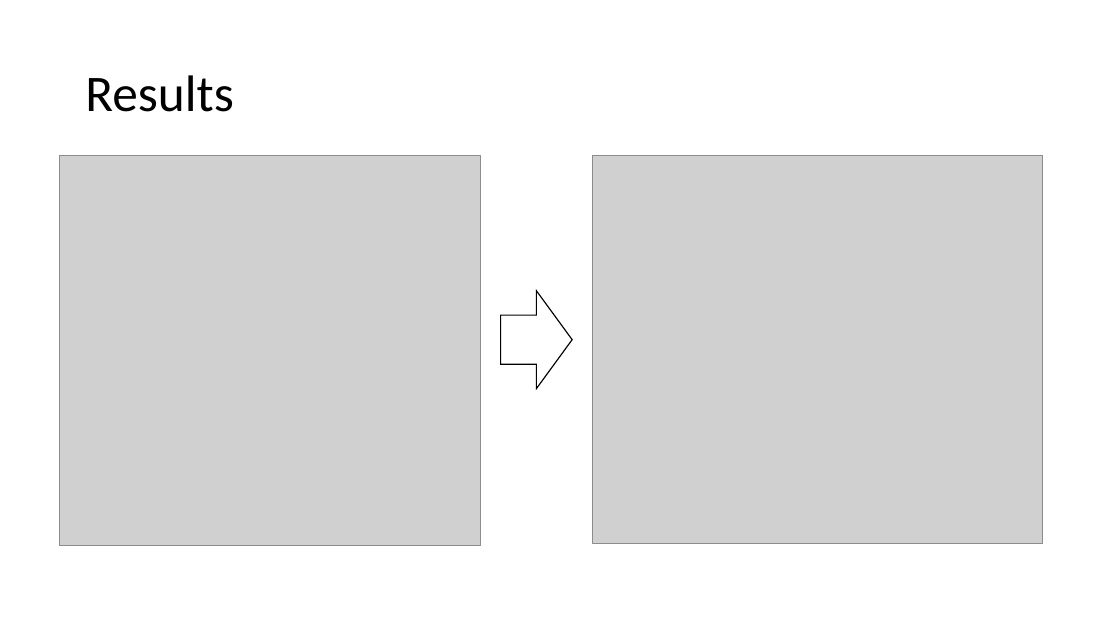
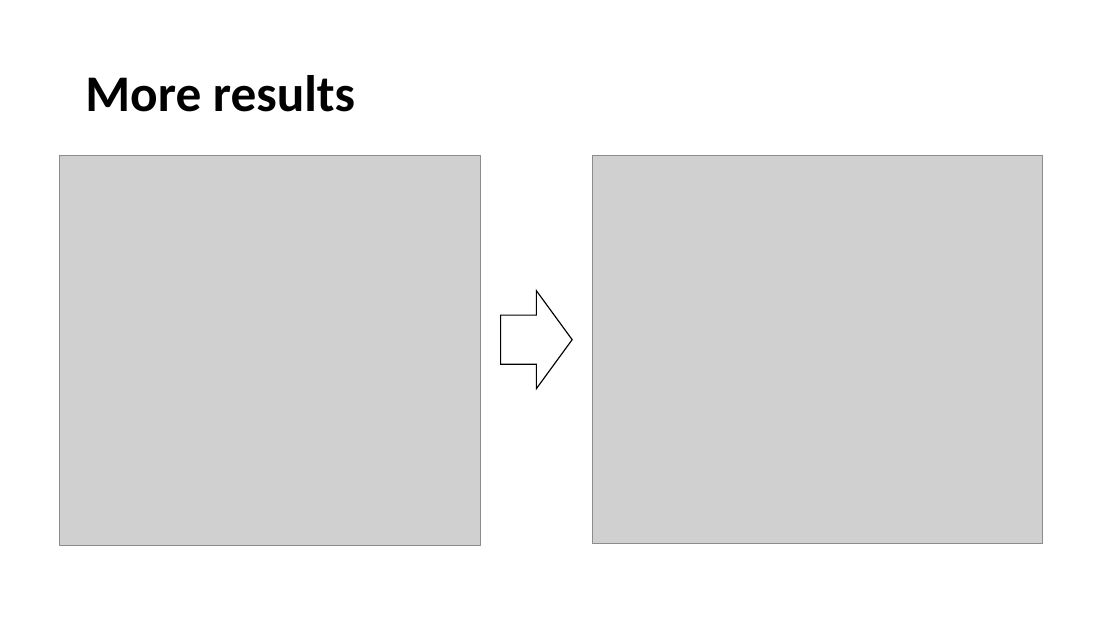
Before and after one commit to zhanglijian/DIP_Project, a slide deck: slide 20 of Burst Denoising with Kernel Prediction Networks.pptx (slide 14 before the commit). Drawn at 1120x630 pixels with LibreOffice and Linux fonts; fonts in the diff are those of the drawing; grey boxes stand for pictures. Boxes give left, top, right and bottom in pixels: in the first picture for what was removed or moved away, otherwise in the second. Text is boxed around its words. In the diff, an @@ line names an element or a change of style, - is before the commit and + after.

```diff
--- a/Burst Denoising with Kernel Prediction Networks.pptx
+++ b/Burst Denoising with Kernel Prediction Networks.pptx
@@ title at (85, 75, 355, 112): text changed; bold on @@
-Results
+More results
```
Also in this commit, not shown: 12 other slides changed, 8 slides added, 1 slide removed.
